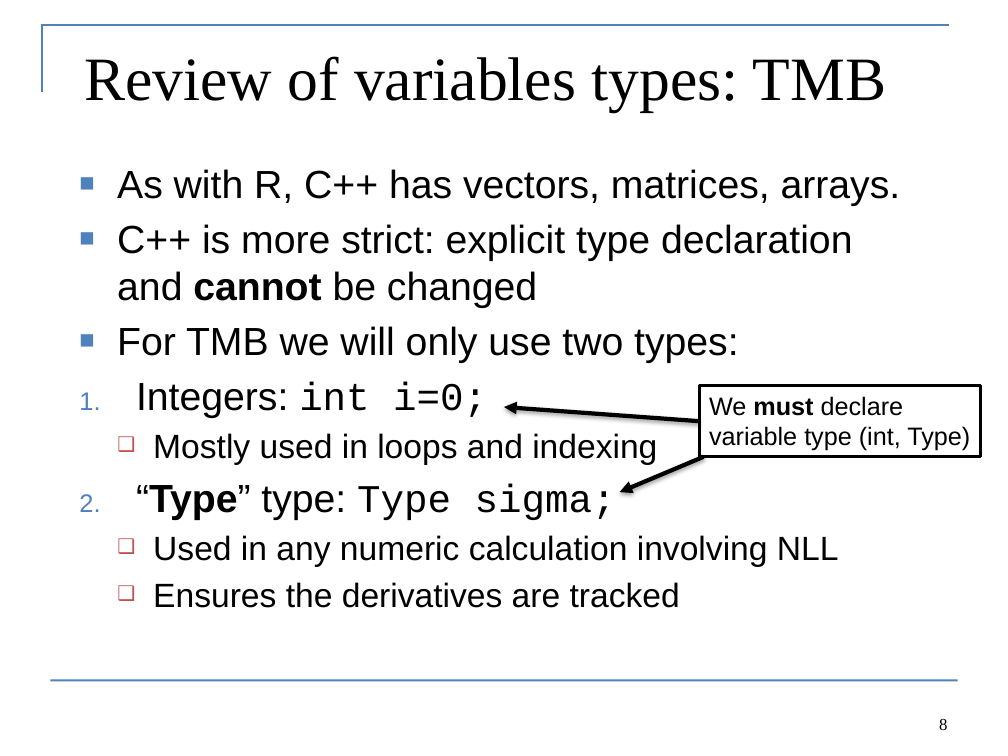
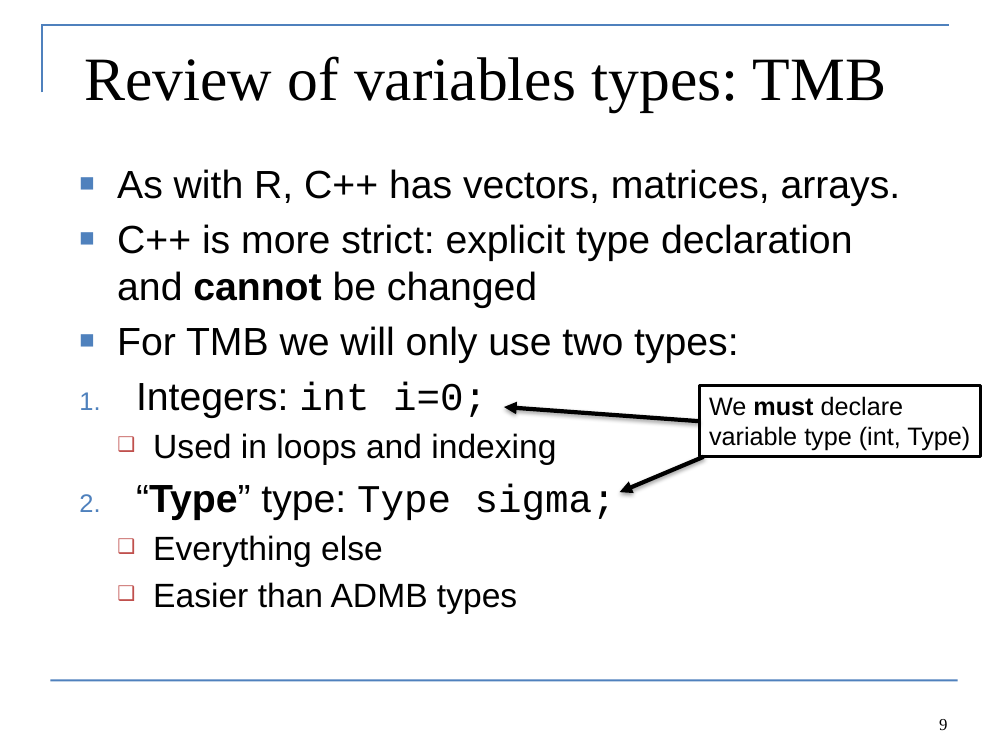
Before and after one commit to Cole-Monnahan-NOAA/tmb_workshop, a slide deck: slide 9 of day2/lecture2_TMB_syntax_eng.pptx (slide 8 before the commit). Drawn at 1008x756 pixels with LibreOffice and Linux fonts; fonts in the diff are those of the drawing. Boxes give left, top, right and bottom in pixels: in the first picture for what was removed or moved away, otherwise in the second. Text is boxed around its words. In the diff, an @@ line names an element or a change of style, - is before the commit and + after.

Commit message:
Finish day2 AM lecture

```diff
--- a/day2/lecture2_TMB_syntax_eng.pptx
+++ b/day2/lecture2_TMB_syntax_eng.pptx
@@ text at box(153, 433, 556, 465): text changed @@
-  ❑ Mostly used in loops and indexing
+  ❑ Used in loops and indexing
@@ text at box(153, 535, 517, 614): text changed @@
-  ❑ Used in any numeric calculation involving NLL
-  ❑ Ensures the derivatives are tracked
+  ❑ Everything else
+  ❑ Easier than ADMB types
@@ page number at box(939, 719, 947, 730): text changed @@
-8
+9
```
Also in this commit, not shown: 7 other slides changed, 1 slide added, 1 slide removed, 1 other file.
